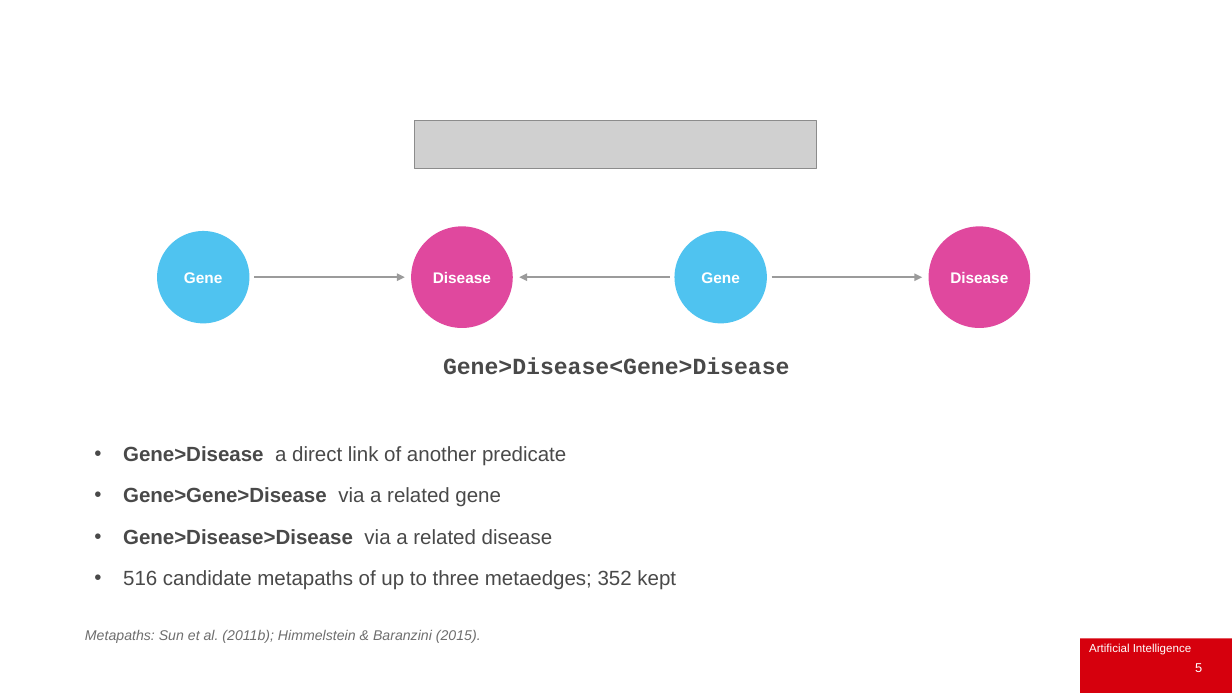
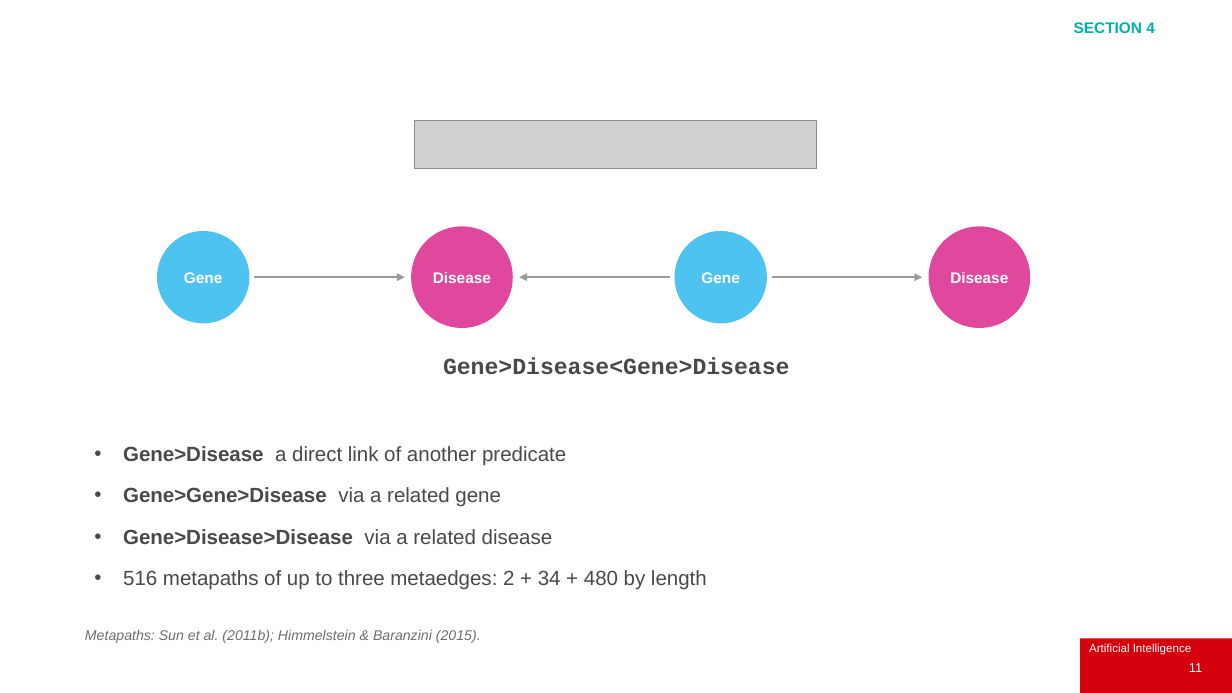
Before and after one commit to IainStyles/Knowledge-Engineering-2026, a slide deck: slide 11 of Slides/ECS8052 Week 8 2026-11-16 Part 1.pptx (slide 5 before the commit). Drawn at 1232x693 pixels with LibreOffice and Linux fonts; fonts in the diff are those of the drawing; grey boxes stand for pictures; background and template pictures are left out. Boxes give left, top, right and bottom in pixels: in the first picture for what was removed or moved away, otherwise in the second. Text is boxed around its words. In the diff, an @@ line names an element or a change of style, - is before the commit and + after.

```diff
--- a/Slides/ECS8052 Week 8 2026-11-16 Part 1.pptx
+++ b/Slides/ECS8052 Week 8 2026-11-16 Part 1.pptx
@@ text added at (x1=1074, y1=22, x2=1155, y2=33), 12 pt, text #00AFAB, bold @@
+SECTION 4
@@ text at (x1=123, y1=570, x2=707, y2=590): text changed @@
-• 516 candidate metapaths of up to three metaedges; 352 kept
+• 516 metapaths of up to three metaedges: 2 + 34 + 480 by length
@@ page number at (x1=1189, y1=663, x2=1202, y2=672): text changed @@
-5
+11
```
Also in this commit, not shown: 20 other slides changed, 14 slides added, 6 slides removed, 17 other files.
